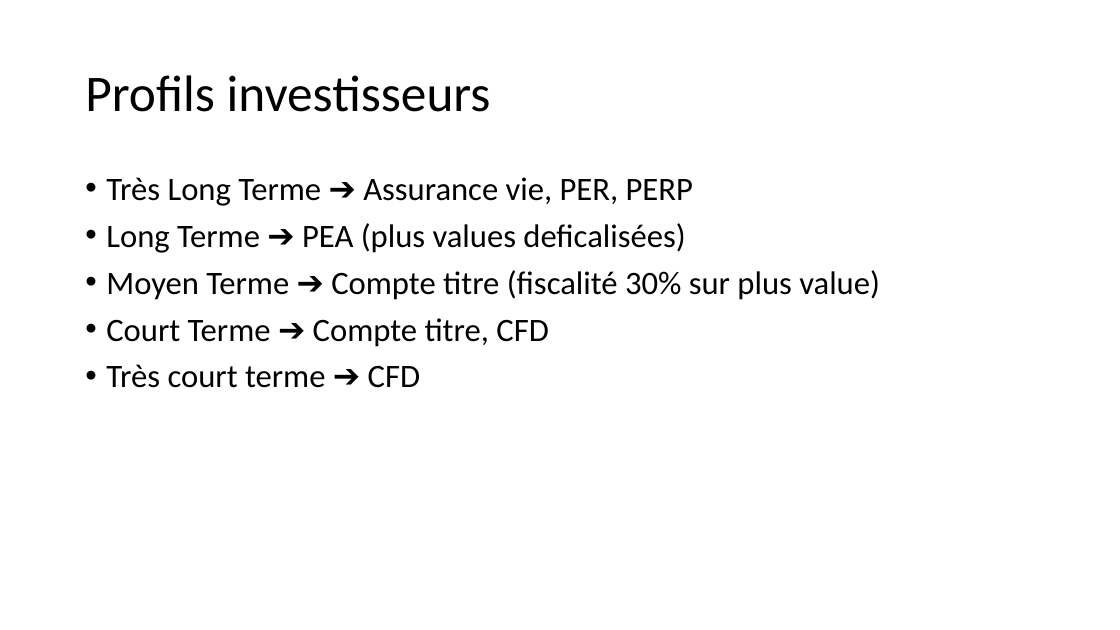
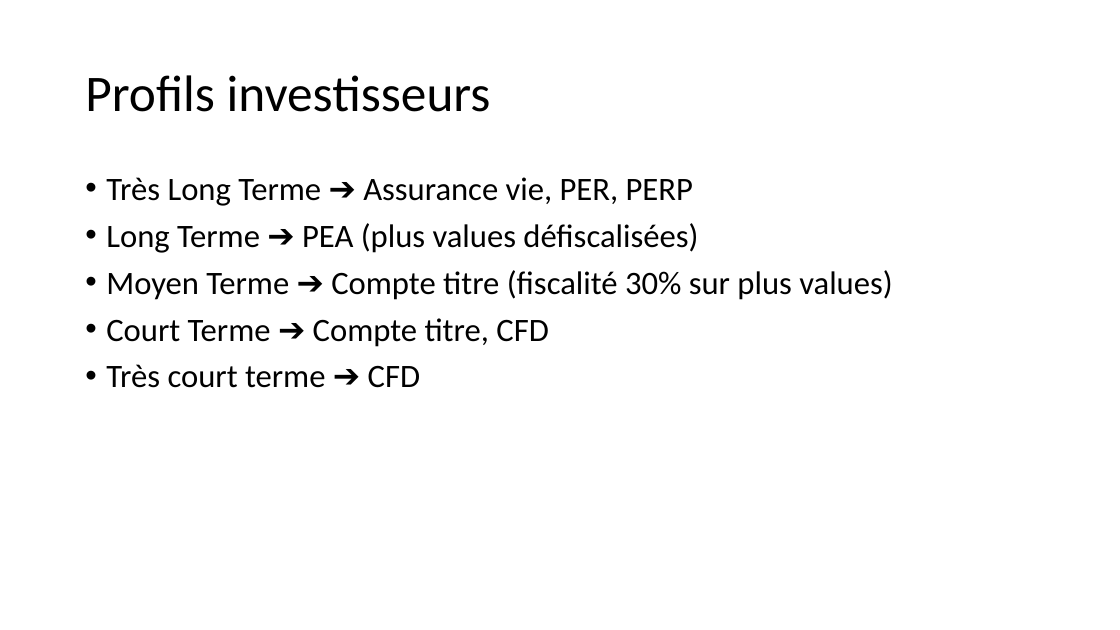
Before and after one commit to dadelcarbo/UltimateChartistRoot, a slide deck: slide 2 of Formation/Formation Bourse.pptx. Drawn at 1120x630 pixels with LibreOffice and Linux fonts; fonts in the diff are those of the drawing. Boxes give left, top, right and bottom in pixels: in the first picture for what was removed or moved away, otherwise in the second. Text is boxed around its words. In the diff, an @@ line names an element or a change of style, - is before the commit and + after.

```diff
--- a/Formation/Formation Bourse.pptx
+++ b/Formation/Formation Bourse.pptx
@@ text at box(106, 223, 892, 300): text changed @@
-• Long Terme ➔ PEA (plus values deficalisées)
-• Moyen Terme ➔ Compte titre (fiscalité 30% sur plus value)
+• Long Terme ➔ PEA (plus values défiscalisées)
+• Moyen Terme ➔ Compte titre (fiscalité 30% sur plus values)
```
Also in this commit, not shown: 1 other slide changed, 5 slides added, 2 slides removed, 16 other files.
